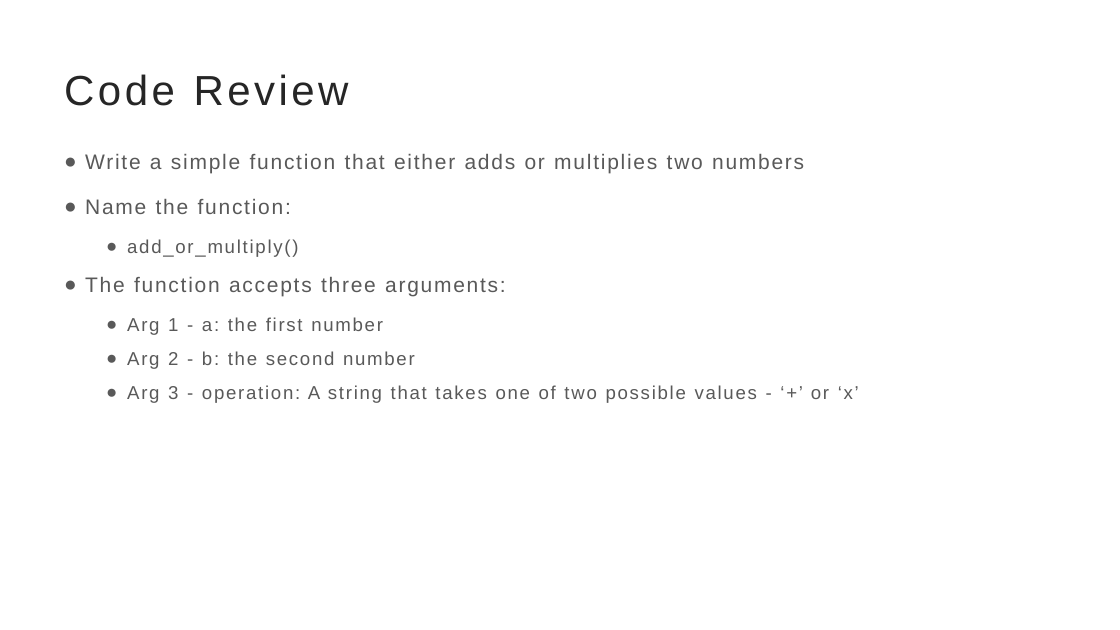
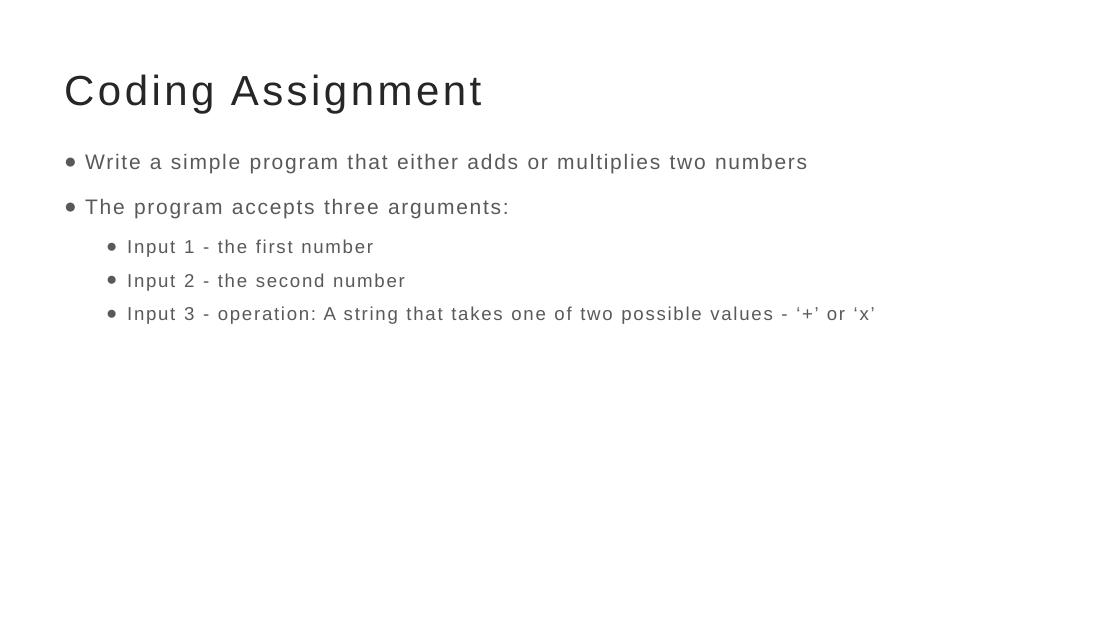
Before and after one commit to brinda-25/workshop, a slide deck: slide 1 of Day2/code_review/code_review.pptx. Drawn at 1120x630 pixels with LibreOffice and Linux fonts; fonts in the diff are those of the drawing. Boxes give left, top, right and bottom in pixels: in the first picture for what was removed or moved away, otherwise in the second. Text is boxed around its words. In the diff, an @@ line names an element or a change of style, - is before the commit and + after.

```diff
--- a/Day2/code_review/code_review.pptx
+++ b/Day2/code_review/code_review.pptx
@@ title at [64, 74, 481, 113]: text changed @@
-Code Review
+Coding Assignment
@@ text at [85, 154, 875, 324]: text changed @@
-● Write a simple function that either adds or multiplies two numbers
-● Name the function:
-  ● add_or_multiply()
-● The function accepts three arguments:
-  ● Arg 1 - a: the first number
-  ● Arg 2 - b: the second number
-  ● Arg 3 - operation: A string that takes one of two possible values - ‘+’ or ‘x’
+● Write a simple program that either adds or multiplies two numbers
+● The program accepts three arguments:
+  ● Input 1 - the first number
+  ● Input 2 - the second number
+  ● Input 3 - operation: A string that takes one of two possible values - ‘+’ or ‘x’
```
Also in this commit, not shown: 1 other slide changed, 1 slide added.
